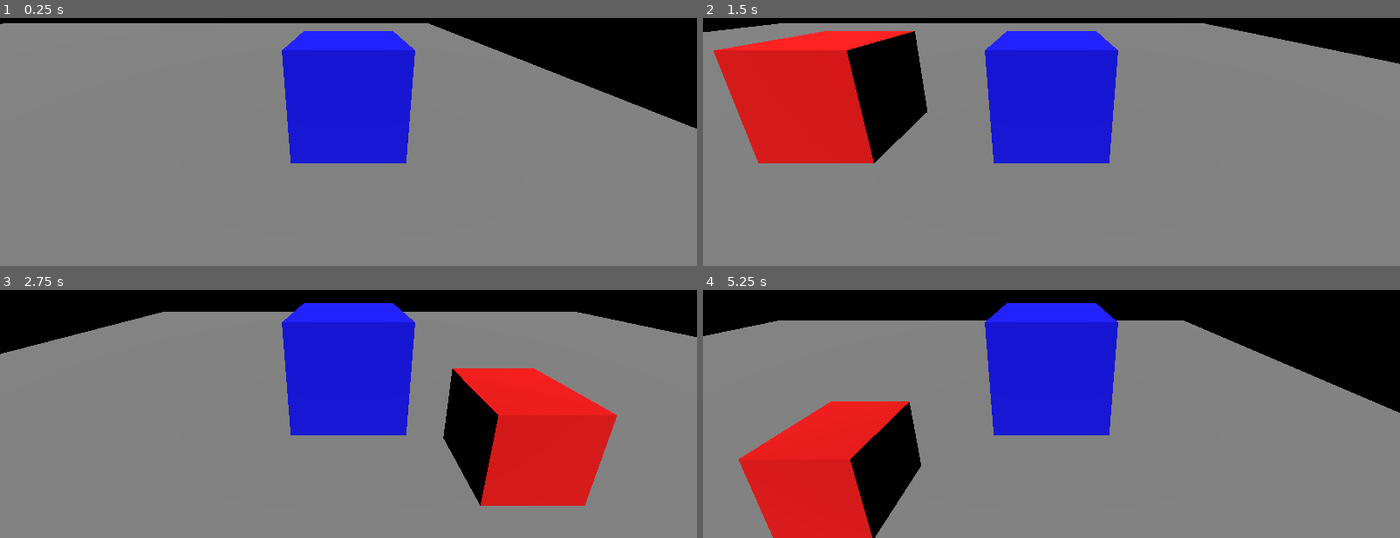
Above: before the commit, frames 1-4 (two rows, left to right).
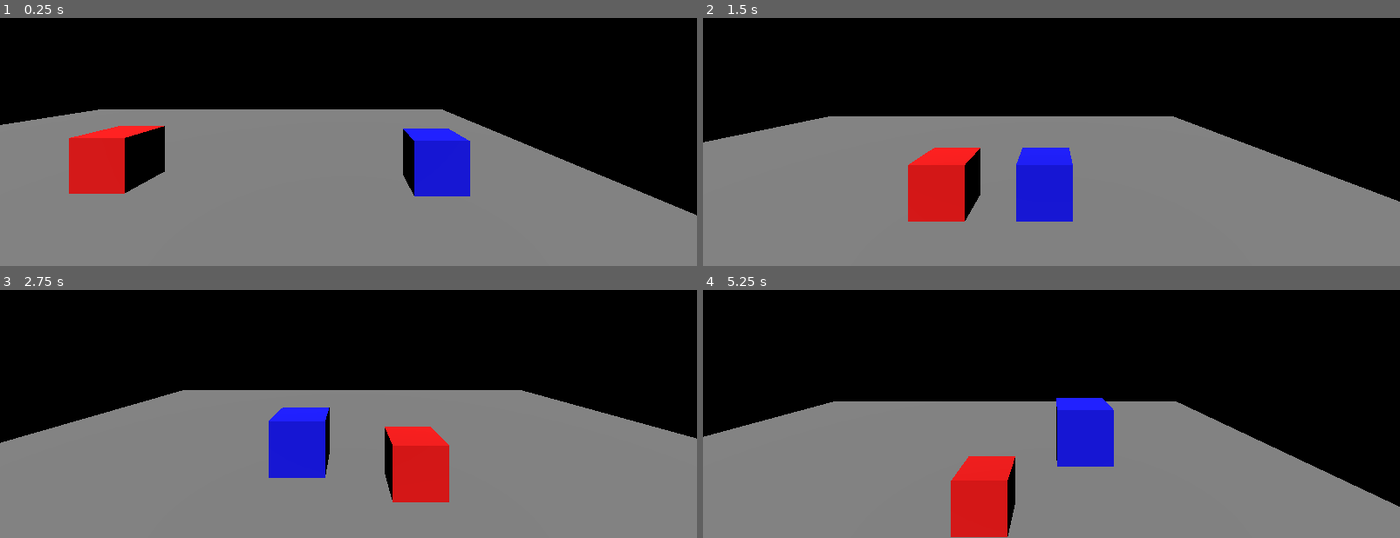
Above: after the commit, the same moments.

Repository: GyssRus/diplom
Game: Godot game, scene res://scene/level.tscn
Same seed, same stepped clock (60 frames per second), same inputs: the game is played once before the commit and once after it.
Inputs (mouse positions are in pixels of both pictures, inside the frame that each line leads up to):
- Up to frame 1 (0.25 s): no input
- Up to frame 2 (1.5 s): tap Enter (ui_accept) at 0.5, 0.77 s; move the mouse to (1204, 50) at 0.52 s; hold A (a) 0.53-1.28 s; tap D (d) at 0.8, 1.35 s; move the mouse to (912, 89) at 1.27 s
- Up to frame 3 (2.75 s): tap Enter (ui_accept) at 1.52 s; tap A (a) at 1.55 s; move the mouse to (outside the picture) at 2.02 s; hold A (a) from 2.03 s (still down); tap D (d) at 2.3 s
- Up to frame 4 (5.25 s): move the mouse to (1016, 421) at 2.77 s; release A (a) at 2.78 s; tap D (d) at 2.85 s; tap Enter (ui_accept) at 3.02, 3.77, 4.52 s; tap A (a) at 3.05, 4.35 s; move the mouse to (1260, 401) at 3.52 s; hold D (d) 3.53-4.28 s; click (1260, 401) at 3.6 s; move the mouse to (outside the picture) at 4.27 s; move the mouse to (1086, 342) at 5.02 s; hold D (d) from 5.03 s (still down)

The runs differ from the first frame. In frame 1, 44% of the frame differs, in the area x 0-100%, y 2-80%; in frame 2, 50%; in frame 3, 51%; in frame 4, 52%, in the area x 0-100%, y 5-100%.

Commit message:
Камера
Добавил камеру теперь кайф

Diff:
--- a/scene/level.tscn
+++ b/scene/level.tscn
@@ -2,6 +2,7 @@
 
 [ext_resource type="PackedScene" uid="uid://cw1658otjiwhx" path="res://scene/player.tscn" id="1_s4405"]
 [ext_resource type="PackedScene" uid="uid://c8lk31owsy806" path="res://scene/enemy.tscn" id="2_36wlx"]
+[ext_resource type="Script" uid="uid://cdoxwyca76j65" path="res://script/camera.gd" id="3_dmi07"]
 
 [sub_resource type="BoxShape3D" id="BoxShape3D_j2tch"]
 size = Vector3(20, 0.2, 20)
@@ -42,3 +43,7 @@
 
 [node name="enemy" parent="." unique_id=1290964897 instance=ExtResource("2_36wlx")]
 transform = Transform3D(1, 0, 0, 0, 1, 0, 0, 0, 1, 0, 1.156754, 0)
+
+[node name="Camera3D" type="Camera3D" parent="." unique_id=1146000435]
+transform = Transform3D(1, 0, 0, 0, 1, 0, 0, 0, 1, 0, 2.5445015, 5.356057)
+script = ExtResource("3_dmi07")
--- a/scene/player.tscn
+++ b/scene/player.tscn
@@ -26,6 +26,3 @@
 
 [node name="AttackCollision" type="CollisionShape3D" parent="MeshInstance3D/AttackArea" unique_id=675721895]
 shape = SubResource("BoxShape3D_xo3ru")
-
-[node name="Camera3D" type="Camera3D" parent="." unique_id=1583268441]
-transform = Transform3D(1, 0, 0, 0, 0.9554485, 0.2951578, 0, -0.2951578, 0.9554485, 0, 0.92020845, 2.3731942)
--- /dev/null
+++ b/script/camera.gd
@@ -0,0 +1,23 @@
+extends Camera3D
+
+# Настройки следования
+var target: Node3D = null           # Цель (игрок)
+var follow_speed = 5.0              # Скорость следования (плавность)
+var offset = Vector3(0, 1.5, 5)     # Относительное положение камеры
+
+func _ready():
+	# Ищем игрока на сцене
+	target = get_tree().get_first_node_in_group("player")
+	if target == null:
+		print("Ошибка: Камера не нашла игрока!")
+
+func _physics_process(delta):
+	if target == null:
+		target = get_tree().get_first_node_in_group("player")
+		return
+
+	# Целевая позиция (позиция игрока + смещение)
+	var target_position = target.global_position + offset
+
+	# Плавное движение камеры
+	global_position = global_position.lerp(target_position, follow_speed * delta)
--- a/script/enemy.gd
+++ b/script/enemy.gd
@@ -3,9 +3,12 @@
 var health = 30
 var speed = 2.0
 var gravity = 15.0
-var attack_damage = 10  # ДОБАВЛЕНО: урон атаки
-var can_attack = true   # ДОБАВЛЕНО: можно ли атаковать
-var is_attacking = false # ДОБАВЛЕНО: идёт ли атака сейчас
+var attack_damage = 10
+var can_attack = true
+var is_attacking = false
+
+# ДОБАВЛЕНО: множитель скорости во время атаки (0.3 = 30% от обычной скорости)
+var attack_speed_multiplier = 0.3
 
 @onready var mesh = $MeshInstance3D
 @onready var detection_area = $DetectionArea
@@ -14,19 +17,15 @@
 @onready var attack_collision = $MeshInstance3D/AttackArea/AttackCollision
 
 var player = null
-var player_in_range = false  # Игрок в зоне атаки
-var player_detected = false  # Игрок в зоне обнаружения
+var player_in_range = false
+var player_detected = false
 
 func _ready():
-	# Подключаем сигналы для зоны обнаружения
 	detection_area.body_entered.connect(_on_player_detected)
 	detection_area.body_exited.connect(_on_player_lost)
-
-	# Подключаем сигналы для зоны атаки
 	attack_area.body_entered.connect(_on_player_entered)
 	attack_area.body_exited.connect(_on_player_exited)
 
-	# Включаем обе зоны
 	detection_collision.disabled = false
 	attack_collision.disabled = false
 	detection_area.monitoring = true
@@ -36,22 +35,24 @@
 	print("Враг создан! Здоровье: ", health)
 
 func _physics_process(delta):
-	# Ищем игрока, если ещё не нашли
 	if player == null:
 		player = get_tree().get_first_node_in_group("player")
 
-	# ДВИЖЕНИЕ ТОЛЬКО ЕСЛИ ИГРОК ОБНАРУЖЕН И НЕ АТАКУЕТ
-	if player_detected and player and is_instance_valid(player) and not is_attacking:
+	if player_detected and player and is_instance_valid(player):
 		var direction = sign(player.global_position.x - global_position.x)
-		velocity.x = direction * speed
+
+		# ИЗМЕНЕНО: если атакует — замедляется, иначе нормальная скорость
+		if is_attacking:
+			velocity.x = direction * speed * attack_speed_multiplier
+		else:
+			velocity.x = direction * speed
 
 		# Поворот в сторону движения
 		if direction != 0:
 			mesh.scale.x = -1 if direction < 0 else 1
 	else:
-		velocity.x = 0  # Стоим на месте
+		velocity.x = 0
 
-	# ДОБАВЛЕНО: если игрок в зоне атаки и можно атаковать — начинаем атаку
 	if player_in_range and can_attack and not is_attacking:
 		start_attack()
 
@@ -60,14 +61,10 @@
 
 	move_and_slide()
 
-# ДОБАВЛЕНО: функция атаки
 func start_attack():
 	print("[Атака] Начинаю атаку!")
 	is_attacking = true
 	can_attack = false
-
-	# Останавливаем движение
-	velocity.x = 0
 
 	# Задержка перед ударом (замах) — 0.3 секунды
 	await get_tree().create_timer(0.3).timeout
@@ -86,7 +83,6 @@
 	is_attacking = false
 	print("[Атака] Готов к новой атаке")
 
-# Зона обнаружения (большая сфера)
 func _on_player_detected(body):
 	if body.is_in_group("player"):
 		player_detected = true
@@ -97,7 +93,6 @@
 		player_detected = false
 		print("[Обнаружение] Игрок ПОТЕРЯН! Останавливаюсь")
 
-# Зона атаки (маленький бокс перед врагом)
 func _on_player_entered(body):
 	if body.is_in_group("player"):
 		player_in_range = true
--- a/script/player.gd
+++ b/script/player.gd
@@ -14,8 +14,8 @@
 var player_health = 50
 var max_health = 50
 
-@onready var attack_area = $MeshInstance3D/AttackArea           # изменено
-@onready var attack_collision = $MeshInstance3D/AttackArea/AttackCollision  # изменено
+@onready var attack_area = $MeshInstance3D/AttackArea
+@onready var attack_collision = $MeshInstance3D/AttackArea/AttackCollision
 @onready var mesh = $MeshInstance3D
 
 func _ready():
@@ -40,7 +40,7 @@
 
 	velocity.x = direction * speed
 
-	# ПОВОРОТ ПЕРСОНАЖА (AttackArea повернётся автоматически!)
+	# Поворот персонажа
 	if direction != 0:
 		mesh.scale.x = -1 if direction < 0 else 1
 
@@ -93,8 +93,8 @@
 	player_health -= amount
 	print("Игрок получил урон ", amount, ", осталось здоровья: ", player_health)
 
-	if has_node("MeshInstance3D"):
-		var material = $MeshInstance3D.get_active_material(0)
+	if mesh:
+		var material = mesh.get_active_material(0)
 		if material:
 			var original_color = material.albedo_color
 			material.albedo_color = Color(1, 1, 1)
Not shown, added: script/camera.gd.uid
